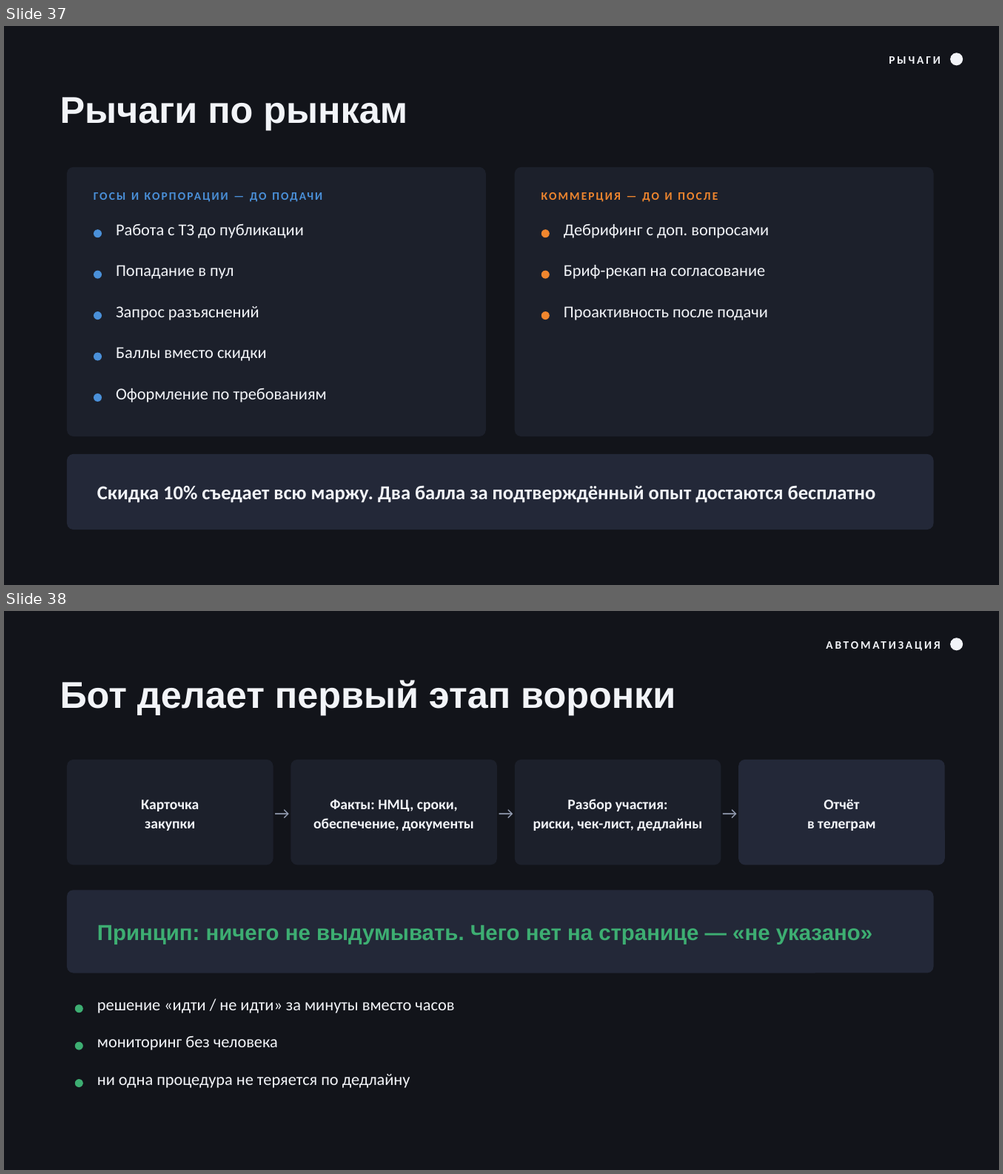
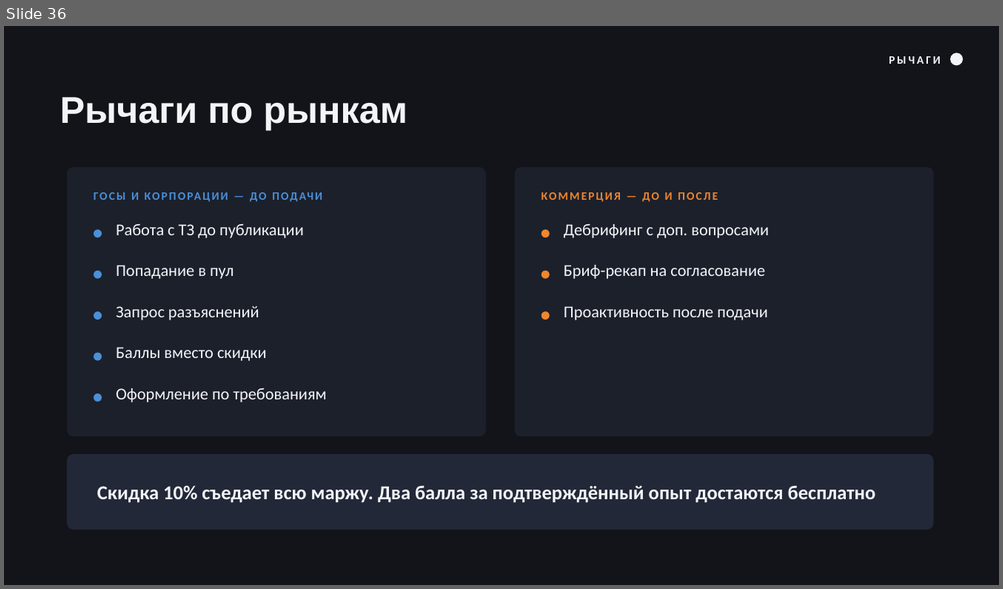
Before and after one commit to t4993408232-collab/analizator-bot, a slide deck: talks/2026-08-06-prodavay-kak-faunder/Как-выигрывать-тендеры.pptx. Shown one above the other, each under a label of ours: slides 37 and 38 before the commit, slide 36 after it. The pictures are 1003x1174 and 1003x589 pixels, drawn with LibreOffice and Linux fonts; fonts in the diff are those of the drawing. Boxes give left, top, right and bottom in pixels: in the first picture for what was removed or moved away, otherwise in the second. Text is boxed around its words. In the diff, an @@ line names an element or a change of style, - is before the commit and + after.

```diff
--- a/talks/2026-08-06-prodavay-kak-faunder/Как-выигрывать-тендеры.pptx
+++ b/talks/2026-08-06-prodavay-kak-faunder/Как-выигрывать-тендеры.pptx
@@ slide 38 removed at <box>4,611,999,1170</box>, background #12141A @@
@@ text removed at <box>616,633,940,655</box> @@
-АВТОМАТИЗАЦИЯ
@@ ellipse removed at <box>950,638,963,650</box> @@
@@ text removed at <box>60,680,675,715</box> @@
-Бот делает первый этап воронки
@@ rounded rectangle removed at <box>68,760,273,865</box> @@
@@ rounded rectangle removed at <box>291,760,496,865</box> @@
@@ rounded rectangle removed at <box>515,760,720,865</box> @@
@@ rounded rectangle removed at <box>739,760,944,865</box> @@
@@ text removed at <box>141,800,199,831</box> @@
-Карточка
-закупки
@@ text removed at <box>273,797,291,827</box> @@
-→
@@ text removed at <box>313,799,474,831</box> @@
-Факты: НМЦ, сроки,
-обеспечение, документы
@@ text removed at <box>496,797,515,827</box> @@
-→
@@ text removed at <box>533,799,702,831</box> @@
-Разбор участия:
-риски, чек-лист, дедлайны
@@ text removed at <box>720,797,739,827</box> @@
-→
@@ text removed at <box>807,800,875,831</box> @@
-Отчёт
-в телеграм
@@ rounded rectangle removed at <box>68,891,933,973</box> @@
@@ text removed at <box>97,925,872,945</box> @@
-Принцип: ничего не выдумывать. Чего нет на странице — «не указано»
@@ ellipse removed at <box>75,1005,83,1013</box> @@
@@ text removed at <box>97,1002,454,1014</box> @@
-решение «идти / не идти» за минуты вместо часов
@@ ellipse removed at <box>75,1042,83,1051</box> @@
@@ text removed at <box>97,1037,278,1051</box> @@
-мониторинг без человека
@@ text removed at <box>97,1074,410,1088</box> @@
-ни одна процедура не теряется по дедлайну
@@ ellipse removed at <box>75,1079,83,1088</box> @@
@@ what was slide 37 is now slide 36 @@
```
Also in this commit, not shown: 7 slides changed, 1 slide added, 1 other slide removed, 4 other files.
